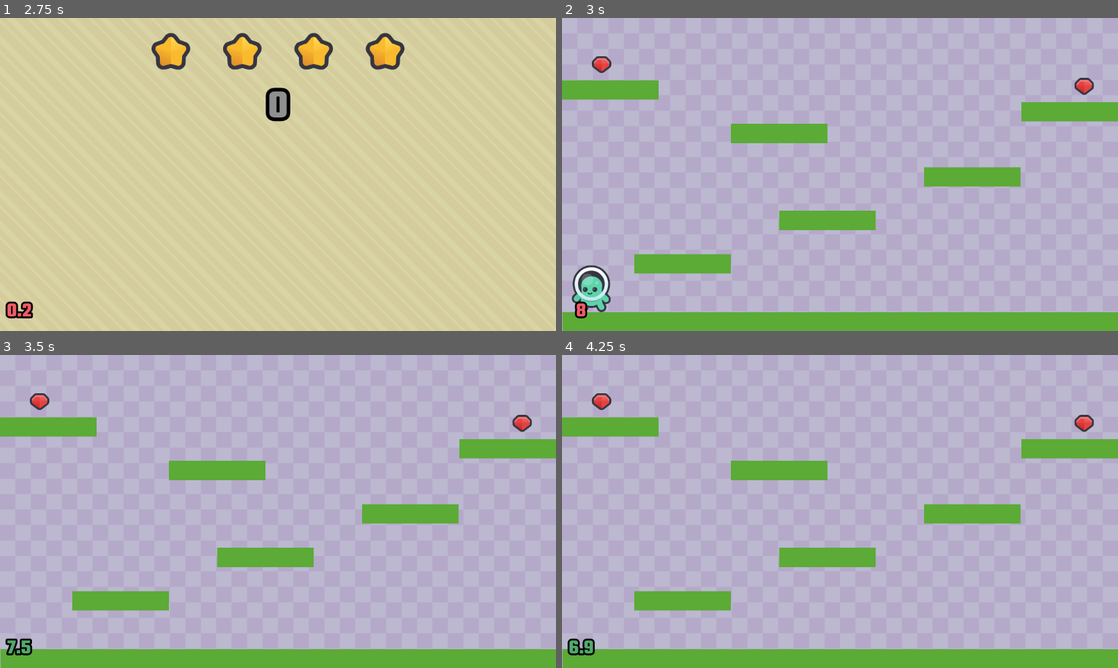
Above: before the commit, frames 1-4 (two rows, left to right).
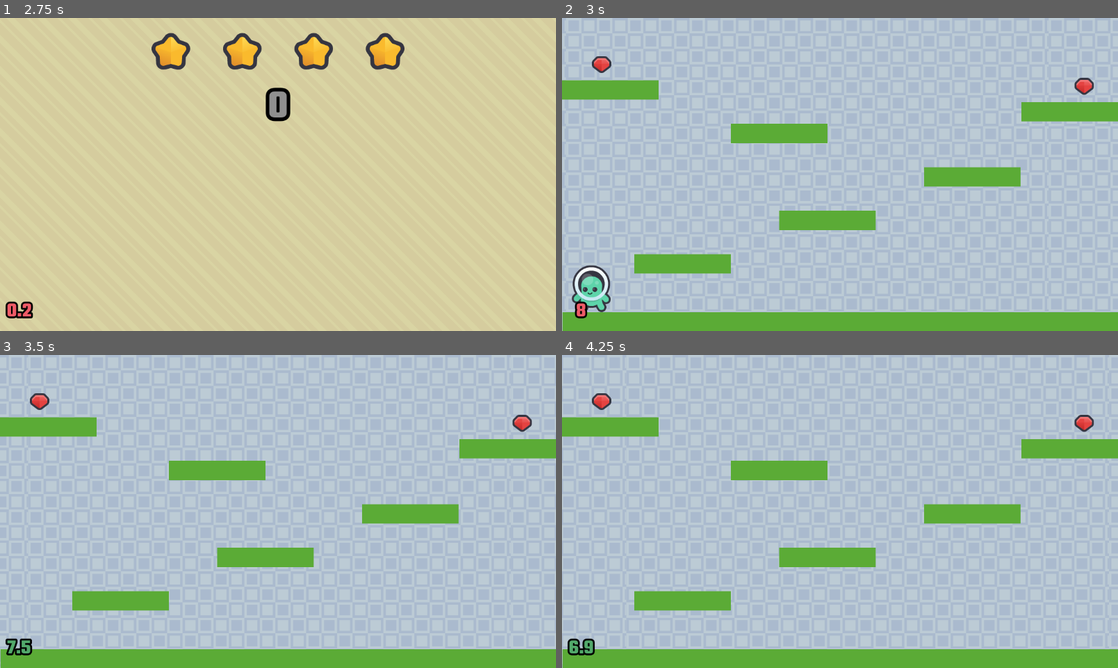
Above: after the commit, the same moments.

Repository: JustCoding8790/GameWare-Malfunction
Game: Godot game, scene res://scenes/title_screen.tscn
Same seed, same stepped clock (60 frames per second), same inputs: the game is played once before the commit and once after it.
Inputs (mouse positions are in pixels of both pictures, inside the frame that each line leads up to):
- Up to frame 1 (2.75 s): click "Start" at 0.5 s; tap Enter (ui_accept) at 1.25, 1.52, 2.27 s; move the mouse to (400, 158) at 1.27 s; hold Right (ui_right) from 1.28 s (still down); tap Alt at 1.35 s; click (400, 158) at 1.42 s; move the mouse to (166, 190) at 2.02 s; tap Shift at 2.1 s
- Up to frame 2 (3 s): move the mouse to (895, 105) at 2.77 s; release Right (ui_right) at 2.78 s; hold Left (ui_left) from 2.78 s (still down); tap Alt at 2.85 s
- Up to frame 3 (3.5 s): keep holding Left (ui_left)
- Up to frame 4 (4.25 s): move the mouse to (812, 574) at 3.52 s; release Left (ui_left) at 3.53 s; hold Right (ui_right) from 3.53 s (still down); tap Shift at 3.6 s; click (812, 574) at 3.67 s; tap Enter (ui_accept) at 3.77 s

Frame 1 is identical in both runs. In frame 2, 25% of the frame differs, in the area x 0-100%, y 0-94%; in frame 3, 26%, in the area x 0-100%, y 0-99%; in frame 4, 26%.

Commit message:
Clicker Microgame + Extra Assets
I added more assets, as I needed to use it for the clicker microgame. Speaking of which, the clicker microgame basically has you click on 7 gems to activate them. I'll have to work on the 3rd microgame soon.

Diff:
--- a/scenes/minigame_0.tscn
+++ b/scenes/minigame_0.tscn
@@ -1,7 +1,7 @@
 [gd_scene load_steps=13 format=3 uid="uid://ewifc18s0df1"]
 
-[ext_resource type="Script" path="res://scripts/minigame_1.gd" id="1_sxck5"]
-[ext_resource type="Texture2D" uid="uid://tkbnvn8iuc8o" path="res://assets/backgrounds/Purple.png" id="2_sb4fc"]
+[ext_resource type="Script" path="res://scripts/platformer1.gd" id="1_sxck5"]
+[ext_resource type="Texture2D" uid="uid://dbp5aqai3qlup" path="res://assets/backgrounds/Blue.png" id="2_gby37"]
 [ext_resource type="PackedScene" uid="uid://ddg874el3363o" path="res://scenes/player.tscn" id="3_do26k"]
 [ext_resource type="PackedScene" uid="uid://dtyhba1wk4r0h" path="res://scenes/themed_timer.tscn" id="4_t7ejr"]
 [ext_resource type="Script" path="res://scripts/platformer_ruby.gd" id="5_32usy"]
@@ -156,12 +156,14 @@
 
 [node name="ScrollingBackground" type="Parallax2D" parent="."]
 z_index = 5
+repeat_size = Vector2(1000, 0)
+autoscroll = Vector2(100, 0)
 repeat_times = 1000
 
 [node name="Background" type="TextureRect" parent="ScrollingBackground"]
 offset_right = 1152.0
 offset_bottom = 649.0
-texture = ExtResource("2_sb4fc")
+texture = ExtResource("2_gby37")
 stretch_mode = 1
 
 [node name="Player" parent="." instance=ExtResource("3_do26k")]
@@ -196,6 +198,7 @@
 position = Vector2(82, 88)
 
 [node name="CollisionShape2D" type="CollisionShape2D" parent="Rubies/Ruby/Area2D"]
+position = Vector2(0, 4)
 shape = SubResource("CircleShape2D_6ypfu")
 
 [node name="Ruby2" type="Node2D" parent="Rubies"]
@@ -221,6 +224,7 @@
 position = Vector2(82, 88)
 
 [node name="CollisionShape2D" type="CollisionShape2D" parent="Rubies/Ruby2/Area2D"]
+position = Vector2(0, 4)
 shape = SubResource("CircleShape2D_6ypfu")
 
 [connection signal="ruby_collected" from="Rubies/Ruby" to="." method="ruby_collect"]
--- a/scenes/minigame_1.tscn
+++ b/scenes/minigame_1.tscn
@@ -1,3 +1,101 @@
-[gd_scene format=3 uid="uid://ctihxsmwx2k4q"]
+[gd_scene load_steps=8 format=3 uid="uid://ctihxsmwx2k4q"]
+
+[ext_resource type="Script" path="res://scripts/clicker1.gd" id="1_e5gwl"]
+[ext_resource type="Texture2D" uid="uid://tkbnvn8iuc8o" path="res://assets/backgrounds/Purple.png" id="2_8a7ga"]
+[ext_resource type="Texture2D" uid="uid://cprohffoqkyn2" path="res://assets/minigames/clicker1/gem_blue.png" id="3_d36ab"]
+[ext_resource type="Texture2D" uid="uid://cgisuvjfsququ" path="res://assets/minigames/clicker1/gem_yellow.png" id="4_1alga"]
+[ext_resource type="Texture2D" uid="uid://bffhhwa5mgb04" path="res://assets/minigames/clicker1/gem_green.png" id="5_y721w"]
+[ext_resource type="Script" path="res://scripts/clicker_button.gd" id="6_wfoa8"]
+[ext_resource type="PackedScene" uid="uid://dtyhba1wk4r0h" path="res://scenes/themed_timer.tscn" id="7_2pmxm"]
 
 [node name="Clicker" type="Node2D"]
+script = ExtResource("1_e5gwl")
+
+[node name="Background" type="TextureRect" parent="."]
+offset_right = 1152.0
+offset_bottom = 649.0
+texture = ExtResource("2_8a7ga")
+stretch_mode = 1
+
+[node name="ThemedTimer" parent="." instance=ExtResource("7_2pmxm")]
+position = Vector2(0, 568)
+
+[node name="ButtonContainer" type="Node2D" parent="."]
+
+[node name="Button1" type="TextureButton" parent="ButtonContainer"]
+offset_left = 993.0
+offset_top = 233.0
+offset_right = 1121.0
+offset_bottom = 361.0
+texture_normal = ExtResource("3_d36ab")
+texture_hover = ExtResource("4_1alga")
+texture_disabled = ExtResource("5_y721w")
+script = ExtResource("6_wfoa8")
+
+[node name="Button2" type="TextureButton" parent="ButtonContainer"]
+offset_left = 37.0
+offset_top = 85.0
+offset_right = 165.0
+offset_bottom = 213.0
+texture_normal = ExtResource("3_d36ab")
+texture_hover = ExtResource("4_1alga")
+texture_disabled = ExtResource("5_y721w")
+script = ExtResource("6_wfoa8")
+
+[node name="Button3" type="TextureButton" parent="ButtonContainer"]
+offset_left = 530.0
+offset_top = 336.0
+offset_right = 658.0
+offset_bottom = 464.0
+texture_normal = ExtResource("3_d36ab")
+texture_hover = ExtResource("4_1alga")
+texture_disabled = ExtResource("5_y721w")
+script = ExtResource("6_wfoa8")
+
+[node name="Button4" type="TextureButton" parent="ButtonContainer"]
+offset_left = 220.0
+offset_top = 478.0
+offset_right = 348.0
+offset_bottom = 606.0
+texture_normal = ExtResource("3_d36ab")
+texture_hover = ExtResource("4_1alga")
+texture_disabled = ExtResource("5_y721w")
+script = ExtResource("6_wfoa8")
+
+[node name="Button5" type="TextureButton" parent="ButtonContainer"]
+offset_left = 727.0
+offset_top = 22.0
+offset_right = 855.0
+offset_bottom = 150.0
+texture_normal = ExtResource("3_d36ab")
+texture_hover = ExtResource("4_1alga")
+texture_disabled = ExtResource("5_y721w")
+script = ExtResource("6_wfoa8")
+
+[node name="Button6" type="TextureButton" parent="ButtonContainer"]
+offset_left = 864.0
+offset_top = 396.0
+offset_right = 992.0
+offset_bottom = 524.0
+texture_normal = ExtResource("3_d36ab")
+texture_hover = ExtResource("4_1alga")
+texture_disabled = ExtResource("5_y721w")
+script = ExtResource("6_wfoa8")
+
+[node name="Button7" type="TextureButton" parent="ButtonContainer"]
+offset_left = 311.0
+offset_top = 176.0
+offset_right = 439.0
+offset_bottom = 304.0
+texture_normal = ExtResource("3_d36ab")
+texture_hover = ExtResource("4_1alga")
+texture_disabled = ExtResource("5_y721w")
+script = ExtResource("6_wfoa8")
+
+[connection signal="pressed" from="ButtonContainer/Button1" to="ButtonContainer/Button1" method="_on_pressed"]
+[connection signal="pressed" from="ButtonContainer/Button2" to="ButtonContainer/Button2" method="_on_pressed"]
+[connection signal="pressed" from="ButtonContainer/Button3" to="ButtonContainer/Button3" method="_on_pressed"]
+[connection signal="pressed" from="ButtonContainer/Button4" to="ButtonContainer/Button4" method="_on_pressed"]
+[connection signal="pressed" from="ButtonContainer/Button5" to="ButtonContainer/Button5" method="_on_pressed"]
+[connection signal="pressed" from="ButtonContainer/Button6" to="ButtonContainer/Button6" method="_on_pressed"]
+[connection signal="pressed" from="ButtonContainer/Button7" to="ButtonContainer/Button7" method="_on_pressed"]
--- /dev/null
+++ b/scripts/clicker1.gd
@@ -0,0 +1,22 @@
+extends Node2D
+@onready var themed_timer: Node2D = $ThemedTimer
+@onready var button_container: Node2D = $ButtonContainer
+
+var buttons_pressed := 0
+var timer_end = false
+
+func _ready() -> void:
+	await themed_timer.timer_process(8.0)
+	timer_end = true
+
+func _process(delta: float) -> void:
+	if buttons_pressed == 7:
+		if Global.minigames_done > 3:
+			get_tree().change_scene_to_file("res://scenes/done_screen.tscn")
+		else:
+			get_tree().change_scene_to_file("res://scenes/level_scene.tscn")
+
+	if timer_end:
+		Global.lives -= 1
+		Global.minigames_done -=1
+		get_tree().change_scene_to_file("res://scenes/level_scene.tscn")
--- /dev/null
+++ b/scripts/clicker_button.gd
@@ -0,0 +1,7 @@
+extends TextureButton
+@onready var button_1: TextureButton = $"."
+@onready var parent: Node2D = $"../.."
+
+func _on_pressed() -> void:
+	button_1.disabled = true
+	parent.buttons_pressed += 1
Renamed: assets/minigames/gem_blue.png -> assets/minigames/clicker1/gem_blue.png
Not shown, added: assets/minigames/clicker1/gem_blue.png.import
Binary file added: assets/minigames/clicker1/gem_green.png
Not shown, changed: assets/minigames/clicker1/gem_green.png.import
Binary file added: assets/minigames/clicker1/gem_yellow.png
Not shown, added: assets/minigames/clicker1/gem_yellow.png.import
Renamed: scripts/minigame_1.gd -> scripts/platformer1.gd
